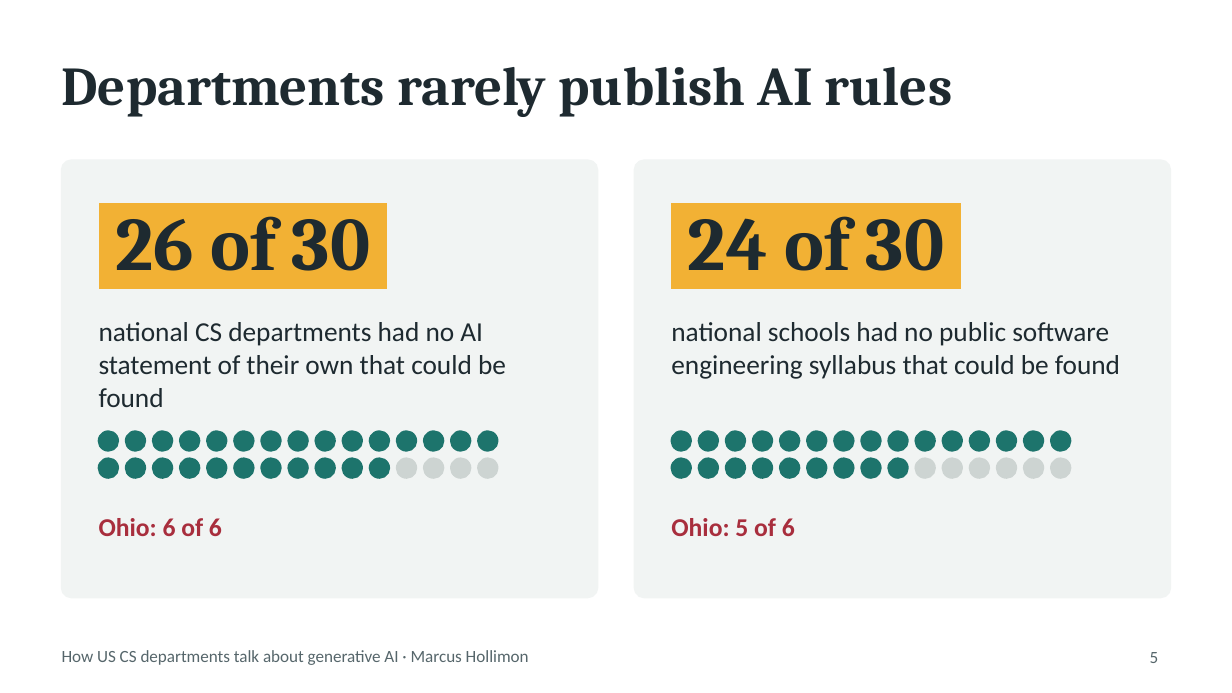
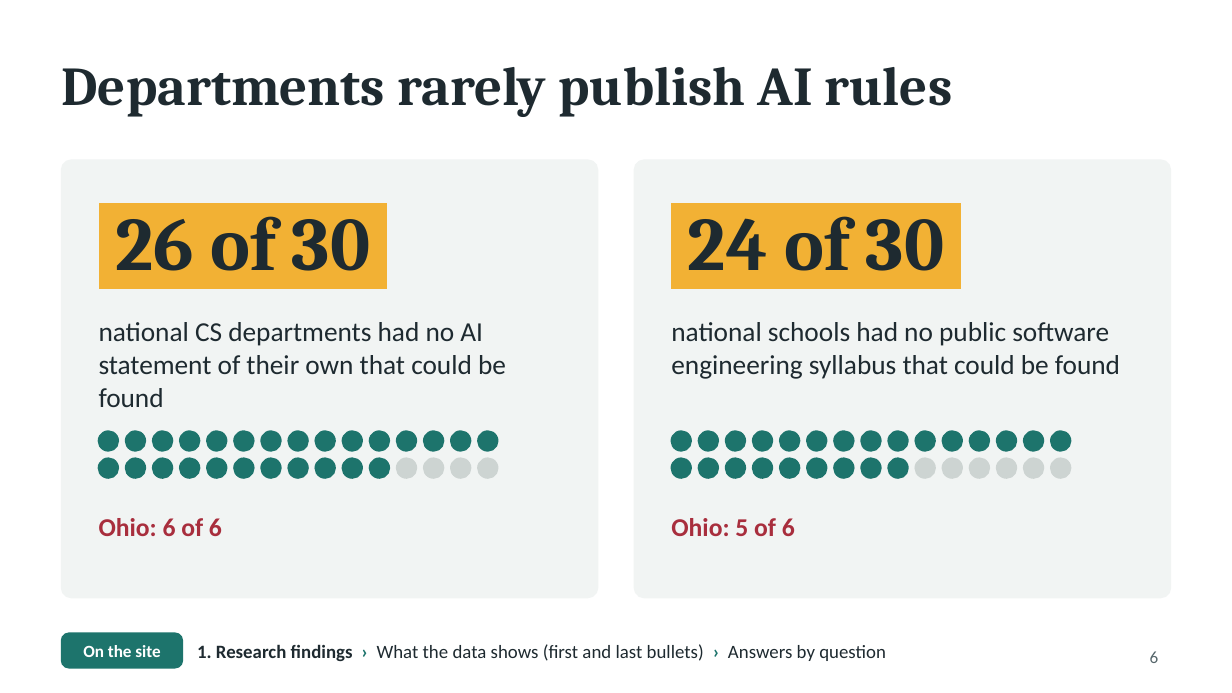
Before and after one commit to Marcus-Hollimon/Project-2-AI-Use-In-Schools, a slide deck: slide 6 of presentation/AI-in-CS-departments.pptx (slide 5 before the commit). Drawn at 1232x693 pixels with LibreOffice and Linux fonts; fonts in the diff are those of the drawing. Boxes give left, top, right and bottom in pixels: in the first picture for what was removed or moved away, otherwise in the second. Text is boxed around its words. In the diff, an @@ line names an element or a change of style, - is before the commit and + after.

```diff
--- a/presentation/AI-in-CS-departments.pptx
+++ b/presentation/AI-in-CS-departments.pptx
@@ text removed at (62, 650, 529, 665) @@
-How US CS departments talk about generative AI · Marcus Hollimon
@@ rounded rectangle added at (62, 633, 182, 668), fill #1D746C, outline #1D746C 1 pt @@
@@ text added at (83, 645, 160, 657), 10 pt, text #FFFFFF, bold @@
+On the site
@@ text added at (197, 644, 886, 661), 11 pt, text #1E2A30 @@
+1. Research findings › What the data shows (first and last bullets) › Answers by question
@@ page number at (1150, 651, 1159, 663): text changed @@
-5
+6
```
Also in this commit, not shown: 10 other slides changed, 1 slide added, 3 other files.
